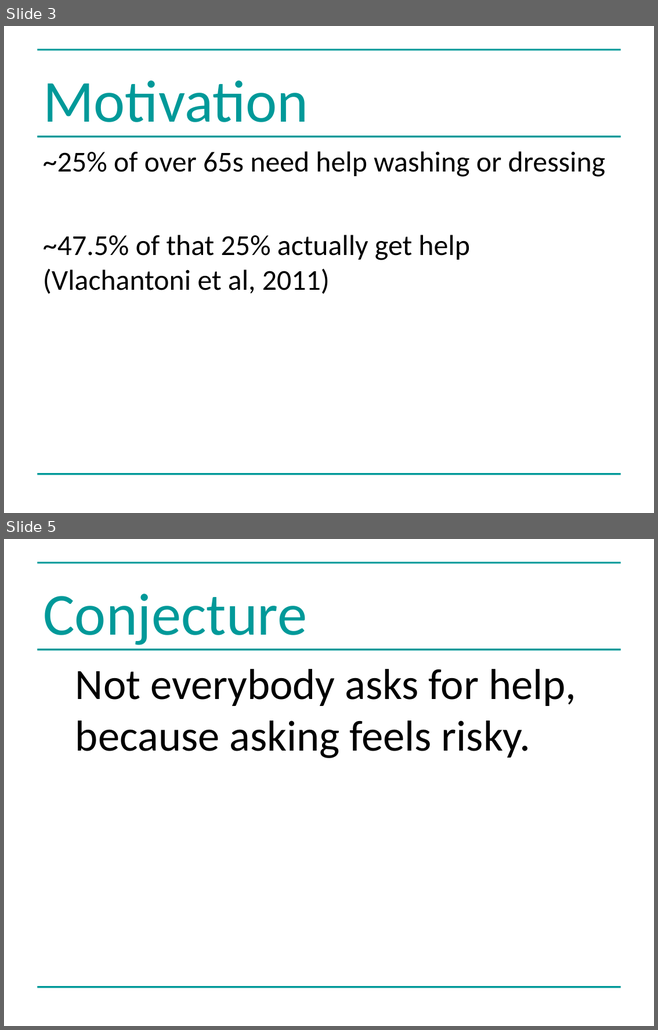
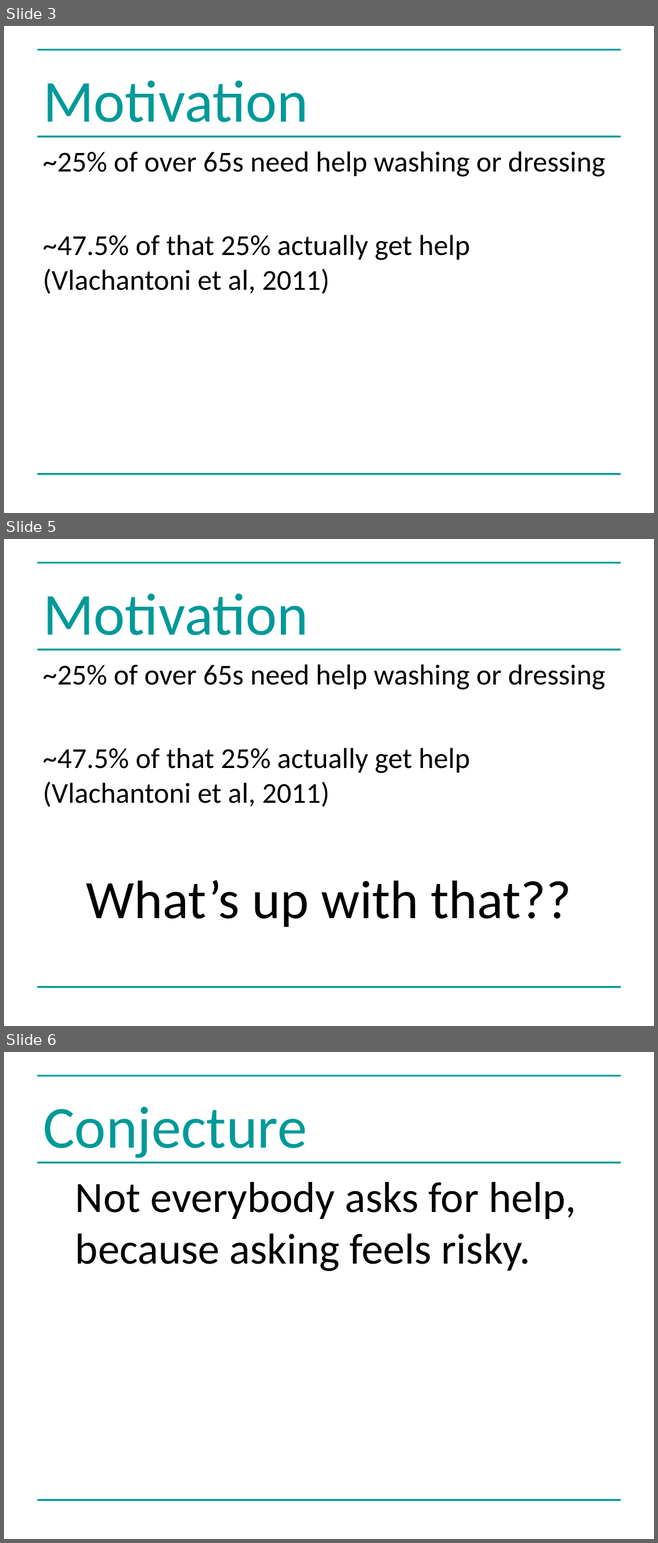
Before and after one commit to greenape/bsps2015, a slide deck: presentation/risky_aging_bsps.ppt. Shown one above the other, each under a label of ours: slides 3 and 5 before the commit, slides 3, 5 and 6 after it; the slides between them are not shown. The pictures are 658x1030 and 658x1543 pixels, drawn with LibreOffice and Linux fonts; fonts in the diff are those of the drawing. Boxes give left, top, right and bottom in pixels: in the first picture for what was removed or moved away, otherwise in the second. Text is boxed around its words. In the diff, an @@ line names an element or a change of style, - is before the commit and + after.

```diff
--- a/presentation/risky_aging_bsps.ppt
+++ b/presentation/risky_aging_bsps.ppt
@@ slide 5 added at (x1=4, y1=539, x2=654, y2=1026), background #FFFFFF; not listed: 3 template elements that a slide beside it also shows @@
@@ title added at (x1=43, y1=594, x2=308, y2=635), 66 pt, text #009999 @@
+Motivation
@@ text added at (x1=43, y1=664, x2=605, y2=927), 32 pt, text #000000 @@
+~25% of over 65s need help washing or dressing
+~47.5% of that 25% actually get help (Vlachantoni et al, 2011)
+What’s up with that??
@@ what was slide 5 is now slide 6 @@
```
Also in this commit, not shown: 1 slide changed.
